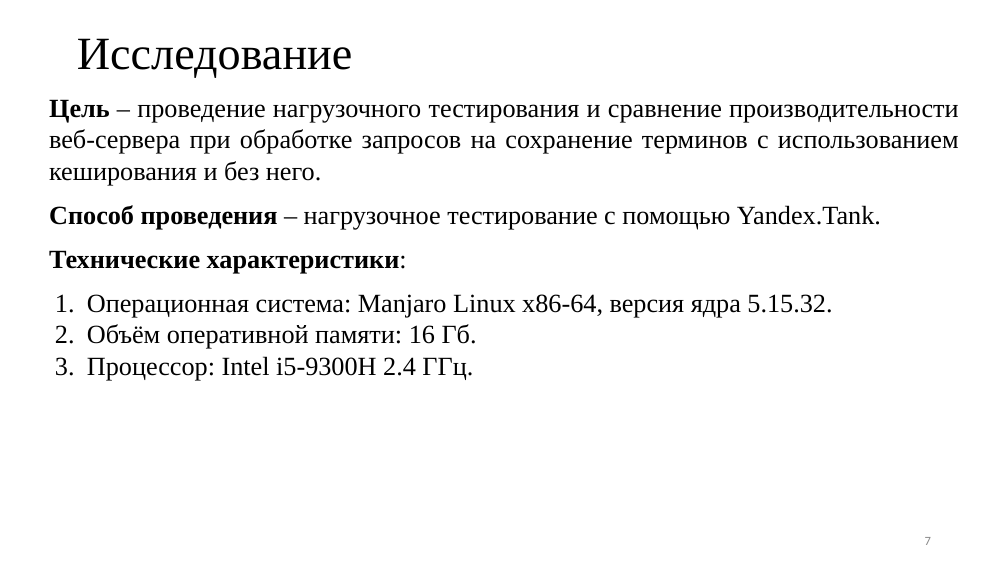
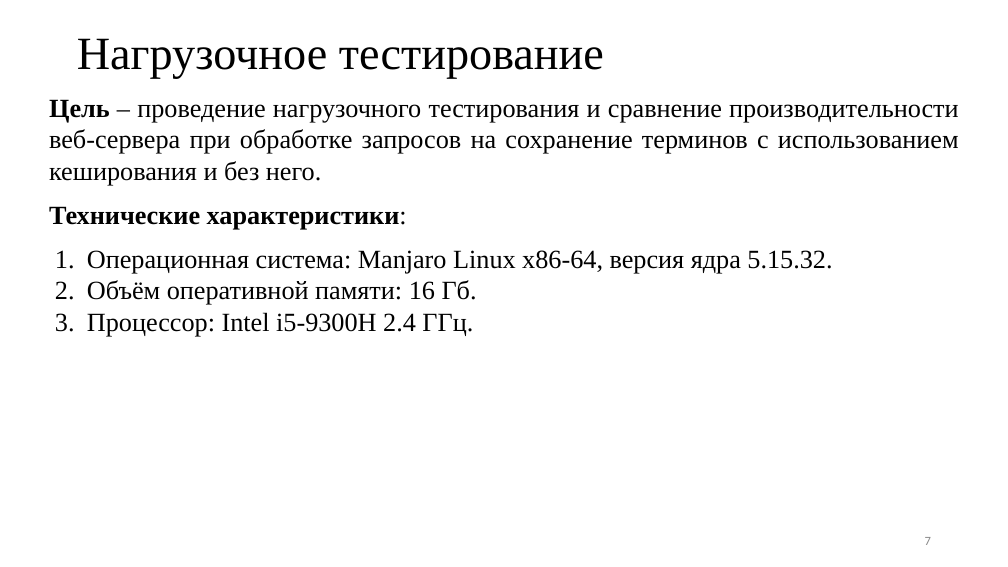
Before and after one commit to Inspirate789/Thermy-backend, a slide deck: slide 7 of docs/presentation/databases/presentation.pptx. Drawn at 1008x567 pixels with LibreOffice and Linux fonts; fonts in the diff are those of the drawing. Boxes give left, top, right and bottom in pixels: in the first picture for what was removed or moved away, otherwise in the second. Text is boxed around its words. In the diff, an @@ line names an element or a change of style, - is before the commit and + after.

```diff
--- a/docs/presentation/databases/presentation.pptx
+++ b/docs/presentation/databases/presentation.pptx
@@ title at [77,38,604,79]: text changed @@
-Исследование
+Нагрузочное тестирование
@@ text at [49,205,881,230]: paragraph removed @@
-Способ проведения – нагрузочное тестирование с помощью Yandex.Tank.
```
Also in this commit, not shown: 6 other slides changed, 1 slide added, 1 slide removed, 1 other file.
